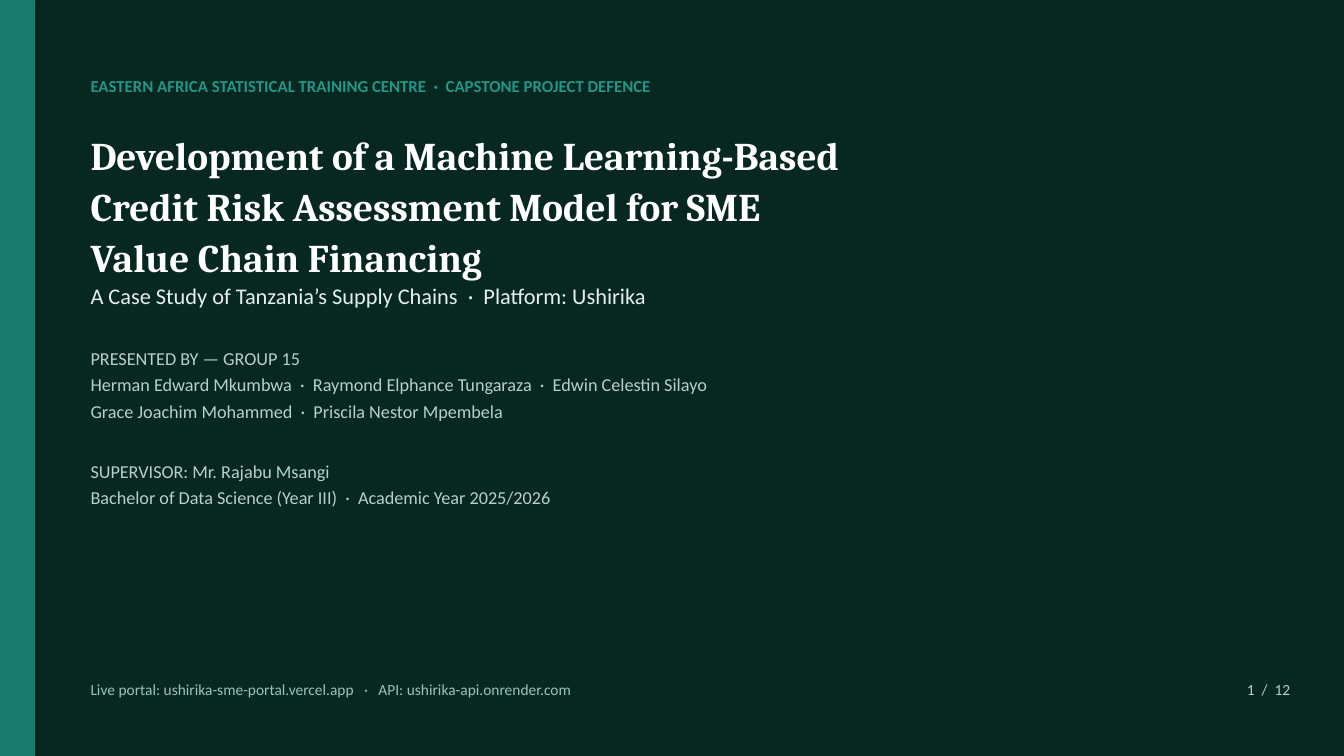
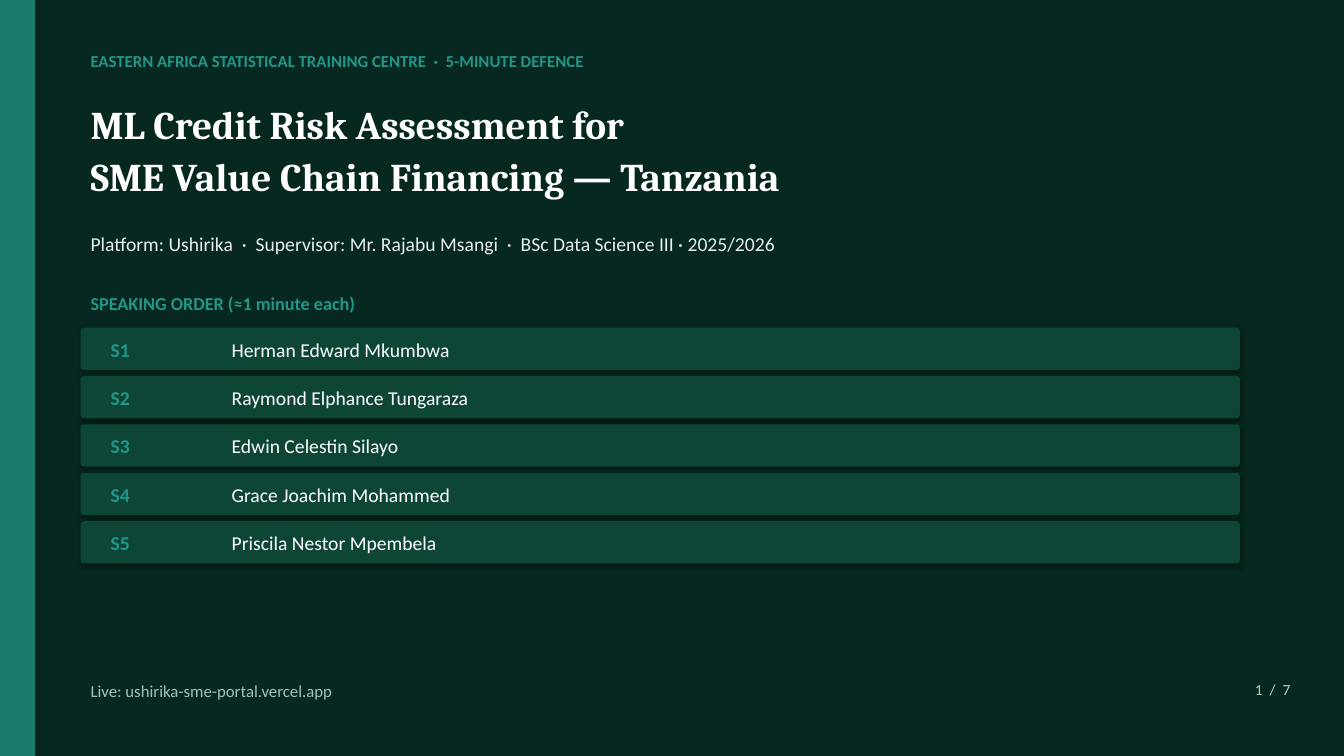
Before and after one commit to Dmmkuliku/ushirika-sme-credit, a slide deck: slide 1 of Presentation/Ushirika_Group15_Defence_Presentation.pptx. Drawn at 1344x756 pixels with LibreOffice and Linux fonts; fonts in the diff are those of the drawing. Boxes give left, top, right and bottom in pixels: in the first picture for what was removed or moved away, otherwise in the second. Text is boxed around its words. In the diff, an @@ line names an element or a change of style, - is before the commit and + after.

```diff
--- a/Presentation/Ushirika_Group15_Defence_Presentation.pptx
+++ b/Presentation/Ushirika_Group15_Defence_Presentation.pptx
@@ text at box(91, 56, 584, 67): text changed @@
-EASTERN AFRICA STATISTICAL TRAINING CENTRE · CAPSTONE PROJECT DEFENCE
+EASTERN AFRICA STATISTICAL TRAINING CENTRE · 5-MINUTE DEFENCE
@@ text at box(91, 111, 779, 200): text changed @@
-Development of a Machine Learning-Based
-Credit Risk Assessment Model for SME
-Value Chain Financing
+ML Credit Risk Assessment for
+SME Value Chain Financing — Tanzania
@@ text at box(91, 237, 775, 255): text changed; size 16 to 14 pt @@
-A Case Study of Tanzania’s Supply Chains · Platform: Ushirika
+Platform: Ushirika · Supervisor: Mr. Rajabu Msangi · BSc Data Science III · 2025/2026
@@ text at box(91, 297, 355, 313): text changed; text colour #B8D0C8 to #239688; bold on @@
-PRESENTED BY — GROUP 15
-Herman Edward Mkumbwa · Raymond Elphance Tungaraza · Edwin Celestin Silayo
-Grace Joachim Mohammed · Priscila Nestor Mpembela
-SUPERVISOR: Mr. Rajabu Msangi
-Bachelor of Data Science (Year III) · Academic Year 2025/2026
+SPEAKING ORDER (≈1 minute each)
@@ rounded rectangle added at box(81, 328, 1240, 370), fill #0D4536 @@
@@ text added at box(111, 344, 130, 357), 14 pt, text #239688, bold @@
+S1
@@ text added at box(232, 343, 449, 357), 14 pt, text #FFFFFF @@
+Herman Edward Mkumbwa
@@ rounded rectangle added at box(81, 376, 1240, 418), fill #0D4536 @@
@@ text added at box(111, 392, 130, 405), 14 pt, text #239688, bold @@
+S2
@@ text added at box(232, 391, 468, 409), 14 pt, text #FFFFFF @@
+Raymond Elphance Tungaraza
@@ rounded rectangle added at box(81, 424, 1240, 467), fill #0D4536 @@
@@ text added at box(111, 440, 130, 453), 14 pt, text #239688, bold @@
+S3
@@ text added at box(232, 439, 398, 456), 14 pt, text #FFFFFF @@
+Edwin Celestin Silayo
@@ rounded rectangle added at box(81, 473, 1240, 515), fill #0D4536 @@
@@ text added at box(111, 489, 130, 502), 14 pt, text #239688, bold @@
+S4
@@ text added at box(232, 488, 450, 502), 14 pt, text #FFFFFF @@
+Grace Joachim Mohammed
@@ rounded rectangle added at box(81, 521, 1240, 564), fill #0D4536 @@
@@ text added at box(111, 537, 130, 550), 14 pt, text #239688, bold @@
+S5
@@ text added at box(232, 536, 436, 553), 14 pt, text #FFFFFF @@
+Priscila Nestor Mpembela
@@ text at box(91, 685, 332, 700): text changed; size 11 to 12 pt @@
-Live portal: ushirika-sme-portal.vercel.app · API: ushirika-api.onrender.com
+Live: ushirika-sme-portal.vercel.app
@@ text at box(1255, 685, 1291, 695): text changed @@
-1 / 12
+1 / 7
```
Also in this commit, not shown: 1 other slide changed, 5 slides added, 10 slides removed, 4 other files.
